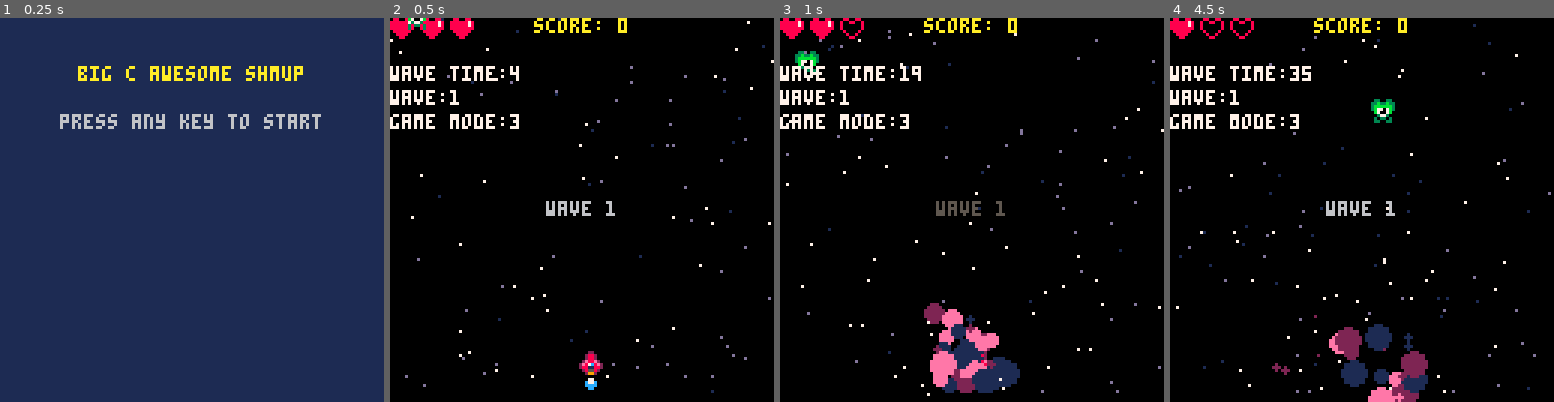
Above: before the commit, frames 1-4 (left to right).
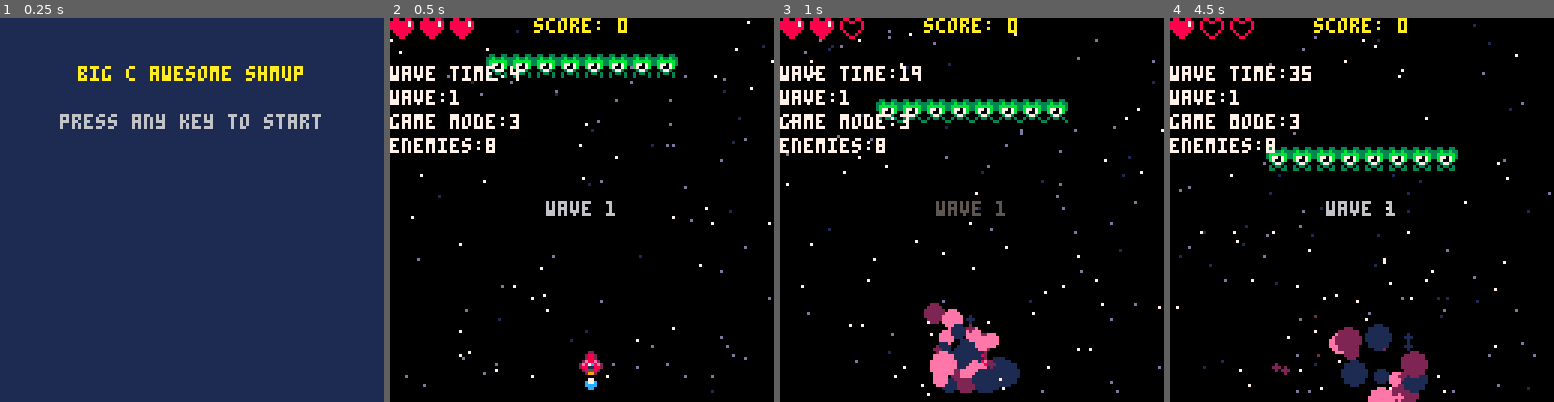
Above: after the commit, the same moments.

Repository: nascimento-cesar/pico-kombat-2
Game: PICO-8 cartridge shmup/shmup.p8
The game is run twice, just before and just after one commit, with the same random seed, the same clock (stepped at 60 frames per second) and the same inputs.
Inputs:
- Up to frame 1 (0.25 s): no input
- Up to frame 2 (0.5 s): tap X (X key) at 0.33 s
- Up to frame 3 (1 s): tap O (Z key) at 0.7 s
- Up to frame 4 (4.5 s): tap X (X key) at 1.07, 1.85, 2.97, 4.08 s; hold Right 1.6-2.1 s; tap O (Z key) every 0.4 s from 1.7 to 4.1 s; hold Up 2.15-2.42 s; hold Right 2.47-3.03 s; hold Left 3.08-3.58 s; hold Down 3.63-3.97 s; hold Right from 4.02 s (still down)

Frame 1 is identical in both runs. In frame 2, 2.6% of the frame differs, in the area x 0-75%, y 0-36%; in frame 3, 2.7%; in frame 4, 2.9%, in the area x 0-75%, y 21-40%.

Commit message:
feat(shmup): spawn enemies line

Diff:
--- a/shmup/draw.lua
+++ b/shmup/draw.lua
@@ -223,4 +223,5 @@
   print("wave time:" .. wave_time, 0, 16, 7)
   print("wave:" .. current_wave, 0, 24, 7)
   print("game mode:" .. current_mode, 0, 32, 7)
-end
+  print("enemies:" .. #enemies, 0, 40, 7)
+end
--- a/shmup/update.lua
+++ b/shmup/update.lua
@@ -151,14 +151,22 @@
     wave_time = 0
 
     if current_wave == 1 then
-      add_enemy(enemy_types.green_alien)
+      spawn_enemies(enemy_types.green_alien, 8)
     elseif current_wave == 2 then
-      add_enemy(enemy_types.flaming_guy)
+      spawn_enemies(enemy_types.flaming_guy, 8)
     elseif current_wave == 3 then
-      add_enemy(enemy_types.spinning_ship)
+      spawn_enemies(enemy_types.spinning_ship, 8)
     else
-      add_enemy(enemy_types.boss)
-    end
+      spawn_enemies(enemy_types.boss, 1)
+    end
+  end
+end
+
+function spawn_enemies(enemy_type, count)
+  for i = 1, count do
+    enemy = sprites.enemies[enemy_type]
+    x = (128 - tile_w * enemy.size * count) / 2 + (i - 1) * tile_w * enemy.size
+    add_enemy(enemy_type, x)
   end
 end
 
@@ -246,7 +254,6 @@
 
     if enemy.y > map_h then
       deli(enemies, i)
-      set_enemies()
     end
   end
 end
@@ -331,12 +338,12 @@
   end
 end
 
-function add_enemy(type)
+function add_enemy(type, x, y)
   local new_enemy = {
     type = type or enemy_types.green_alien,
     sprite_i = 1,
-    x = flr(rnd(128 - tile_w)),
-    y = -tile_h,
+    x = x,
+    y = y or tile_h,
     points = 100,
     flashing_speed = 0,
     hp = 2
